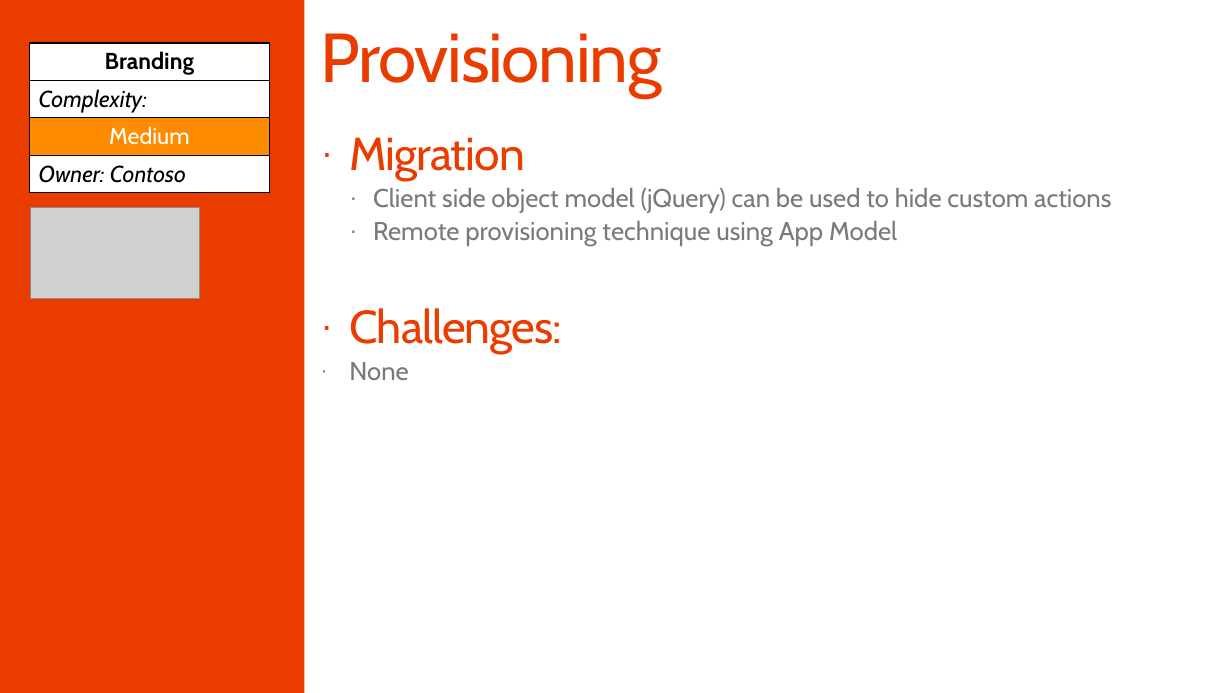
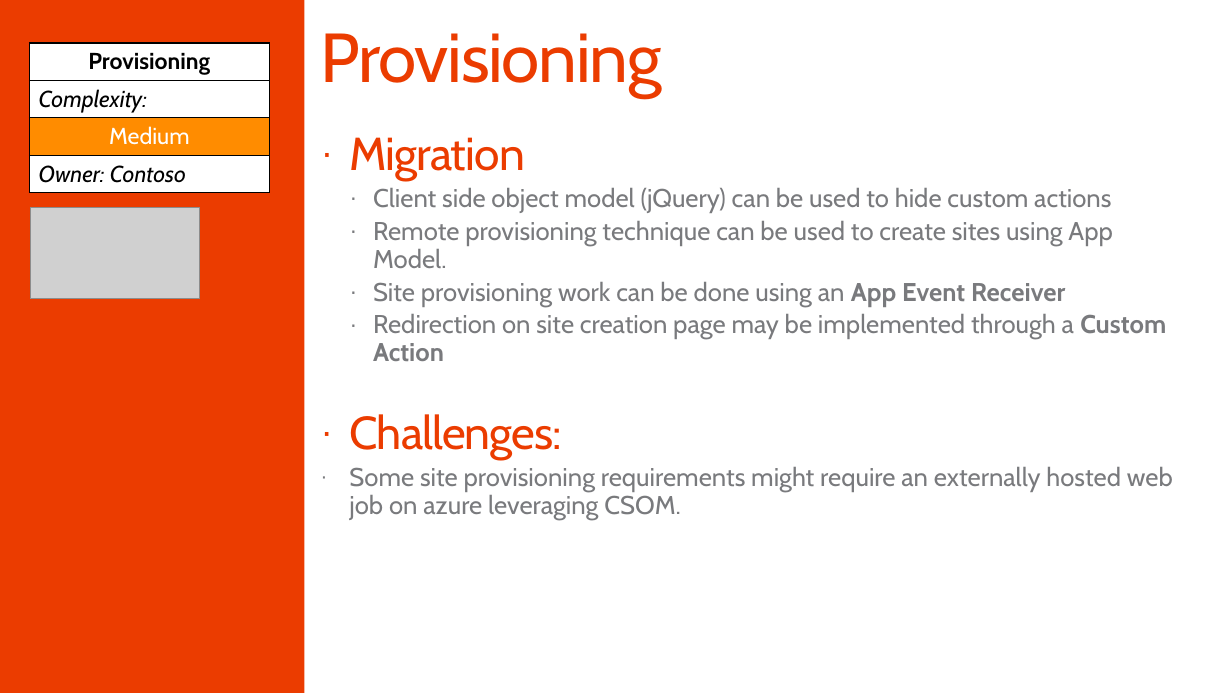
Before and after one commit to SharePoint/PnP-Guidance, a slide deck: slide 24 of PnP Transformation Process/Samples/PnP Transformation - Solution Assessment Report - Contoso.pptx (slide 23 before the commit). Drawn at 1232x693 pixels with LibreOffice and Linux fonts; fonts in the diff are those of the drawing; grey boxes stand for pictures; background and template pictures are left out. Boxes give left, top, right and bottom in pixels: in the first picture for what was removed or moved away, otherwise in the second. Text is boxed around its words. In the diff, an @@ line names an element or a change of style, - is before the commit and + after.

```diff
--- a/PnP Transformation Process/Samples/PnP Transformation - Solution Assessment Report - Contoso.pptx
+++ b/PnP Transformation Process/Samples/PnP Transformation - Solution Assessment Report - Contoso.pptx
@@ table at [30, 43, 270, 192] @@
-row 1, column 1: Branding
+row 1, column 1: Provisioning
@@ text at [373, 221, 1166, 361]: text changed @@
-  · Remote provisioning technique using App Model
+  · Remote provisioning technique can be used to create sites using App Model.
+  · Site provisioning work can be done using an App Event Receiver
+  · Redirection on site creation page may be implemented through a Custom Action
@@ text "Challenges:": place and size @@
-text "Challenges:" at [349, 308, 562, 380]
+text "Challenges:" at [349, 414, 1173, 519]
@@ text at [349, 467, 1173, 519]: text changed @@
-· None
+· Some site provisioning requirements might require an externally hosted web job on azure leveraging CSOM.
```
Also in this commit, not shown: 8 other slides changed, 3 other files.
